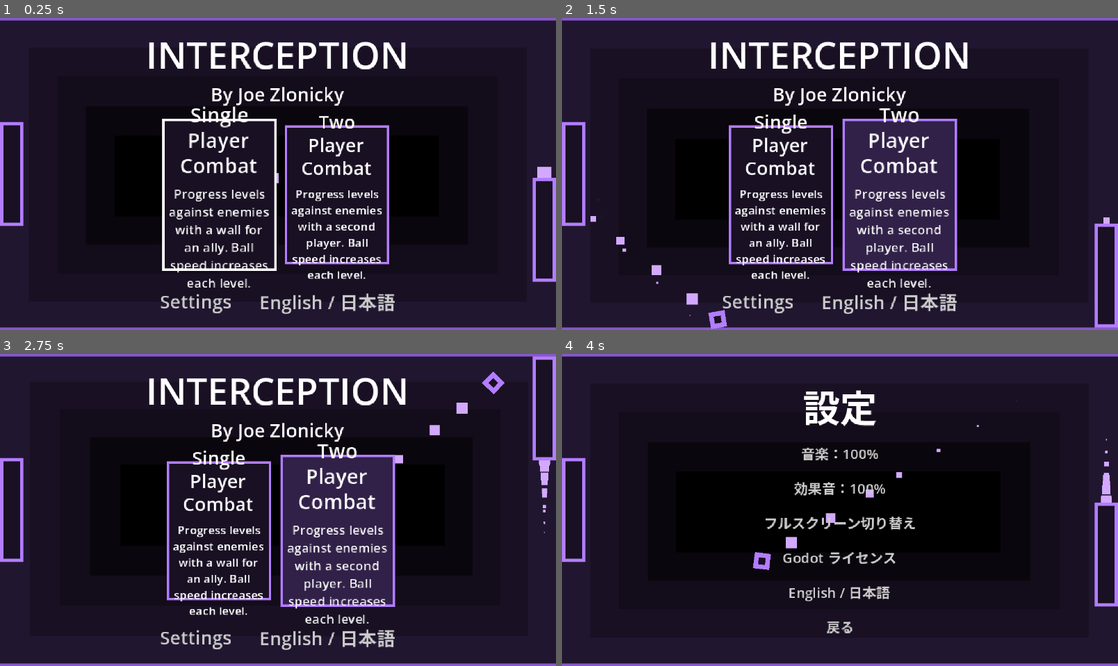
Above: before the commit, frames 1-4 (two rows, left to right).
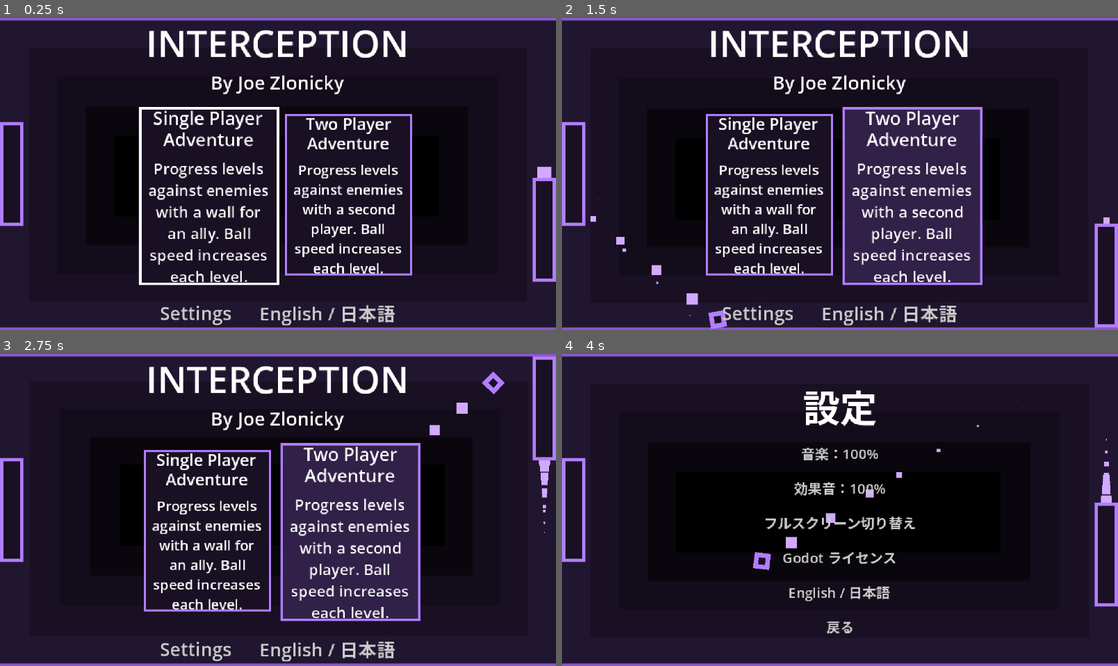
Above: after the commit, the same moments.

Repository: JoeZlonicky/interception
Game: Godot game, scene res://scenes/launcher/launcher.tscn
The game is run twice, just before and just after one commit, with the same random seed, the same clock (stepped at 60 frames per second) and the same inputs.
Inputs (mouse positions are in pixels of both pictures, inside the frame that each line leads up to; where the layout moved, square brackets give the same spot in the first picture):
- Up to frame 1 (0.25 s): no input
- Up to frame 2 (1.5 s): click (773, 195) [778, 195] at 0.5 s; click (901, 195) at 1.27 s
- Up to frame 3 (2.75 s): click (350, 531) at 2.02 s
- Up to frame 4 (4 s): click "English / 日本語" at 2.75 s; click "設定" at 3.5 s

The runs differ from the first frame. In frame 1, 16% of the frame differs, in the area x 24-75%, y 3-99%; in frame 2, 17%; in frame 3, 17%, in the area x 25-76%, y 3-99%; in frame 4, nothing differs.

Commit message:
Main menu translations

Diff:
--- a/components/game_mode_button/game_mode_button.gd
+++ b/components/game_mode_button/game_mode_button.gd
@@ -12,8 +12,8 @@
 	if not game_mode_data:
 		return
 
-	title_label.text = tr(game_mode_data.title)
-	description_label.text = tr(game_mode_data.description)
+	title_label.text = game_mode_data.title
+	description_label.text = game_mode_data.description
 
 
 func _process(delta: float) -> void:
--- a/components/game_mode_button/game_mode_button.tscn
+++ b/components/game_mode_button/game_mode_button.tscn
@@ -35,7 +35,7 @@
 border_color = Color(1, 1, 1, 1)
 
 [node name="GameModeButton" type="Button" unique_id=1190935512]
-custom_minimum_size = Vector2(90, 120)
+custom_minimum_size = Vector2(110, 140)
 pivot_offset = Vector2(45, 60)
 mouse_default_cursor_shape = 2
 theme_override_styles/normal = SubResource("StyleBoxFlat_bdhmt")
@@ -61,20 +61,20 @@
 
 [node name="TitleLabel" type="Label" parent="MarginContainer/VBoxContainer" unique_id=318528124]
 unique_name_in_owner = true
-custom_minimum_size = Vector2(82, 0)
+custom_minimum_size = Vector2(90, 0)
 layout_mode = 2
 theme_override_constants/line_spacing = -3
-theme_override_font_sizes/font_size = 16
+theme_override_font_sizes/font_size = 14
 text = "GM_TWO_P_ENEMIES_TITLE"
 horizontal_alignment = 1
 autowrap_mode = 3
 
 [node name="DescriptionLabel" type="Label" parent="MarginContainer/VBoxContainer" unique_id=2034301735]
 unique_name_in_owner = true
-custom_minimum_size = Vector2(82, 0)
+custom_minimum_size = Vector2(90, 0)
 layout_mode = 2
 theme_override_constants/line_spacing = 0
-theme_override_font_sizes/font_size = 10
+theme_override_font_sizes/font_size = 12
 text = "GM_TWO_P_ENEMIES_DESCRIPTION"
 horizontal_alignment = 1
 autowrap_mode = 3
--- a/content/game_modes/single_player_enemies.tres
+++ b/content/game_modes/single_player_enemies.tres
@@ -4,8 +4,8 @@
 
 [resource]
 script = ExtResource("1_l3ty3")
-title = "Single Player Combat"
-description = "Progress levels against enemies with a wall for an ally. Ball speed increases each level."
+title = "GM_ONE_P_ENEMIES_TITLE"
+description = "GM_ONE_P_ENEMIES_DESCRIPTION"
 enemies = true
 ball_speed_increase_per_level = 25.0
 metadata/_custom_type_script = "uid://4hloh7qvq6u5"
--- a/content/game_modes/two_player_enemies.tres
+++ b/content/game_modes/two_player_enemies.tres
@@ -4,8 +4,8 @@
 
 [resource]
 script = ExtResource("1_juh7q")
-title = "Two Player Combat"
-description = "Progress levels against enemies with a second player. Ball speed increases each level."
+title = "GM_TWO_P_ENEMIES_TITLE"
+description = "GM_TWO_P_ENEMIES_DESCRIPTION"
 two_player = true
 enemies = true
 ball_speed_increase_per_level = 25.0
--- a/lang/game_text.csv
+++ b/lang/game_text.csv
@@ -19,14 +19,14 @@
 SETTINGS_BACK,,Back,戻る
 ,,,
 GAME_TITLE,,INTERCEPTION,INTERCEPTION
-GAME_BY,,By Joe Zlonicky,TODO
+GAME_BY,,By Joe Zlonicky,ジョー・ゼドー作
 LEVEL_PREFIX,,Level ,レベル
 ,,,
-GM_TWO_P_ENEMIES_TITLE,,Two Player Adventure,TODO
-GM_TWO_P_ENEMIES_DESCRIPTION,,Progress levels against enemies with a second player. Ball speed increases each level.,TODO
-GM_ONE_P_ENEMIES_TITLE,,Single Player Adventure,TODO
-GM_ONE_P_ENEMIES_DESCRIPTION,,Progress levels against enemies with a wall for an ally. Ball speed increases each level.,TODO
-GM_TWO_P_NORMAL_TITLE,,Two Player Peaceful,TODO
-GM_TWO_P_NORMAL_DESCRIPTION,,Progress levels with a second player. Ball speed increases each level.,TODO
-GM_ONE_P_NORMAL_TITLE,,Single Player Peaceful,TODO
-GM_ONE_P_NORMAL_DESCRIPTION,,Progress levels with a wall for an ally. Ball speed increases each level.,TODO
+GM_TWO_P_ENEMIES_TITLE,,Two Player Adventure,2人アドベンチャー
+GM_TWO_P_ENEMIES_DESCRIPTION,,Progress levels against enemies with a second player. Ball speed increases each level.,2人で協力して敵と戦いながらステージを進もう。ステージが進むごとにボールのスピードが上がる。
+GM_ONE_P_ENEMIES_TITLE,,Single Player Adventure,1人アドベンチャー
+GM_ONE_P_ENEMIES_DESCRIPTION,,Progress levels against enemies with a wall for an ally. Ball speed increases each level.,壁を相棒にして敵と戦いながらステージを進もう。ステージが進むごとにボールのスピードが上がる。
+GM_TWO_P_NORMAL_TITLE,,Two Player Peaceful,2人ピースフル
+GM_TWO_P_NORMAL_DESCRIPTION,,Progress levels with a second player. Ball speed increases each level.,2人で協力してステージを進もう。ステージが進むごとにボールのスピードが上がる。
+GM_ONE_P_NORMAL_TITLE,,Single Player Peaceful,1人ピースフル
+GM_ONE_P_NORMAL_DESCRIPTION,,Progress levels with a wall for an ally. Ball speed increases each level.,壁を相棒にしてステージを進もう。ステージが進むごとにボールのスピードが上がる。
Binary file changed: lang/game_text.ja.translation
